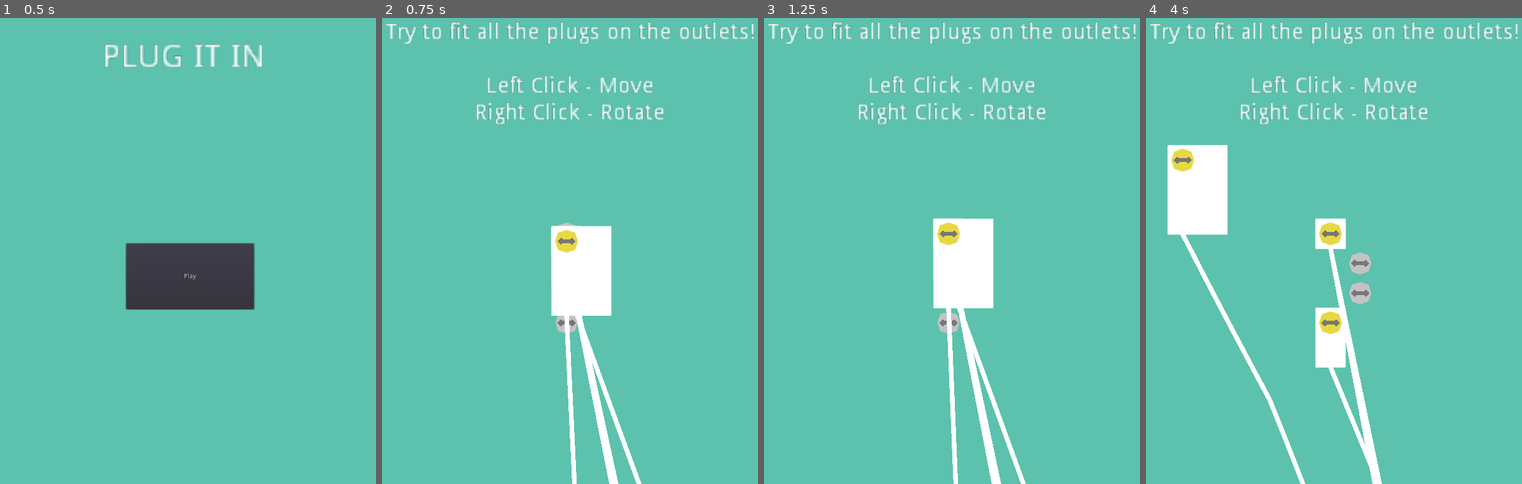
Above: before the commit, frames 1-4 (left to right).
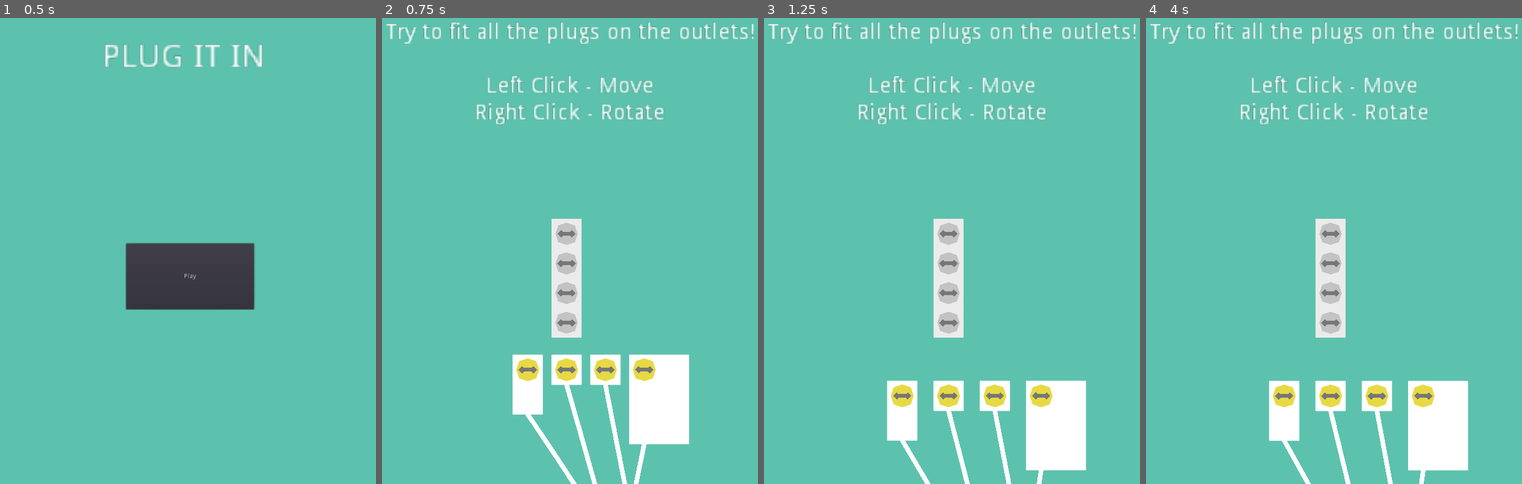
Above: after the commit, the same moments.

Repository: unSAME-Studio/ProjectOutlet
Game: Godot game, scene res://scenes/Menu.tscn
Two runs of this game, one before a commit and one after it. Both use one fixed random seed, a clock stepped at 60 frames per second and the inputs below.
Inputs (mouse positions are in pixels of both pictures, inside the frame that each line leads up to):
- Up to frame 1 (0.5 s): no input
- Up to frame 2 (0.75 s): click "Play" at 0.5 s
- Up to frame 3 (1.25 s): no input
- Up to frame 4 (4 s): drag from (1330, 246) to (1379, 125) at 1.27 s; drag from (1330, 232) to (1303, 334) at 2.02 s; move the mouse to (1330, 232) at 2.77 s; press the mouse at (1330, 232) at 2.78 s; release the mouse at (1330, 232) at 3.5 s; tap Enter at 3.5 s; drag from (1345, 264) to (1179, 157) at 3.52 s

Frame 1 is identical in both runs. In frame 2, 9.5% of the frame differs, in the area x 34-82%, y 43-100%; in frame 3, 9.4%; in frame 4, 12%, in the area x 5-86%, y 27-100%.

Commit message:
Update Update
Plug is Good Looking

Diff:
--- a/default_bus_layout.tres
+++ b/default_bus_layout.tres
@@ -1,7 +1,4 @@
-[gd_resource type="AudioBusLayout" load_steps=2 format=2]
-
-[sub_resource type="AudioEffectReverb" id=1]
-resource_name = "Reverb"
+[gd_resource type="AudioBusLayout" format=2]
 
 [resource]
 bus/1/name = "Sound"
@@ -10,8 +7,6 @@
 bus/1/bypass_fx = false
 bus/1/volume_db = 0.0
 bus/1/send = "Master"
-bus/1/effect/0/effect = SubResource( 1 )
-bus/1/effect/0/enabled = false
 bus/2/name = "Music"
 bus/2/solo = false
 bus/2/mute = false
--- a/objects/Outlet.tscn
+++ b/objects/Outlet.tscn
@@ -4,6 +4,10 @@
 
 [node name="Outlet" type="Position2D" groups=["outlet"]]
 script = ExtResource( 1 )
+
+[node name="Polygon2D2" type="Polygon2D" parent="."]
+color = Color( 0.92549, 0.92549, 0.92549, 1 )
+polygon = PoolVector2Array( -32, -32, 32, -32, 32, 32, -32, 32 )
 
 [node name="Polygon2D" type="Polygon2D" parent="."]
 position = Vector2( -24, -48 )
--- a/objects/OutletGrid.gd
+++ b/objects/OutletGrid.gd
@@ -26,9 +26,10 @@
 				o.set_position(Vector2(c * outlet_size, r * outlet_size))
 
 	# spawn all the plugs
-	for pos in Global.console.level["plugs"]:
+	for i in range(Global.console.level["plugs"].size()):
+		var pos = Global.console.level["plugs"][i]
 		print("Spawning Plug at %s" % [pos])
 		var p = plug.instance()
 		p.size = pos
-		add_child(p)
-		p.move_local_y(100)
+		p.original_point = Vector2(i * 100 - 100, 350)
+		get_parent().call_deferred("add_child", p)
--- a/objects/Plug.gd
+++ b/objects/Plug.gd
@@ -21,8 +21,6 @@
 func _ready():
 	# add this plug to the avaliable plugs
 	Global.console.avaliable_plugs[self] = 0
-
-	original_point = get_global_position()
 
 	# set up graphics
 	$Body.set_polygon(PoolVector2Array([
@@ -101,15 +99,20 @@
 
 					$In.play()
 
+					$Body.set_color(Color("fcffad"))
+
 					print("Avaliable")
 					print(Global.console.avaliable_plugs)
 					print("Attached")
 					print(Global.console.attached_plugs)
+
 				else:
 					rest_point = null
 
 					Global.console.avaliable_plugs[self] = 0
 					Global.console.attached_plugs.erase(self)
+
+					$Body.set_color(Color("ffffff"))
 
 					print("Avaliable")
 					print(Global.console.avaliable_plugs)
--- a/objects/Plug.tscn
+++ b/objects/Plug.tscn
@@ -15,6 +15,10 @@
 outlet = ExtResource( 2 )
 string = ExtResource( 3 )
 
+[node name="CollisionShape2D" type="CollisionShape2D" parent="."]
+position = Vector2( 0, 32 )
+shape = SubResource( 1 )
+
 [node name="Body" type="Polygon2D" parent="."]
 position = Vector2( -32, -32 )
 antialiased = true
@@ -30,10 +34,6 @@
 [node name="Hole" type="Polygon2D" parent="Head"]
 color = Color( 0.470588, 0.470588, 0.470588, 1 )
 polygon = PoolVector2Array( 3.17892e-07, -5.33333, -10.6667, -5.33333, -16, -10.6667, -26.6667, 1.90735e-06, -16, 10.6667, -10.6667, 5.33334, 10.6667, 5.33334, 16, 10.6667, 26.6667, 1.90735e-06, 16, -10.6667, 10.6667, -5.33333 )
-
-[node name="CollisionShape2D" type="CollisionShape2D" parent="."]
-position = Vector2( 0, 32 )
-shape = SubResource( 1 )
 
 [node name="End" type="Position2D" parent="."]
 position = Vector2( 0, 96 )
--- a/scripts/console.gd
+++ b/scripts/console.gd
@@ -4,8 +4,8 @@
 var level = {
 	"grid": [
 		[1, 0],
-		[0, 1],
-		[0, 1],
+		[1, 0],
+		[1, 0],
 		[1, 0]
 	],
 	"plugs": [
Not shown, changed: docs/index.html
Not shown, changed: docs/index.pck
